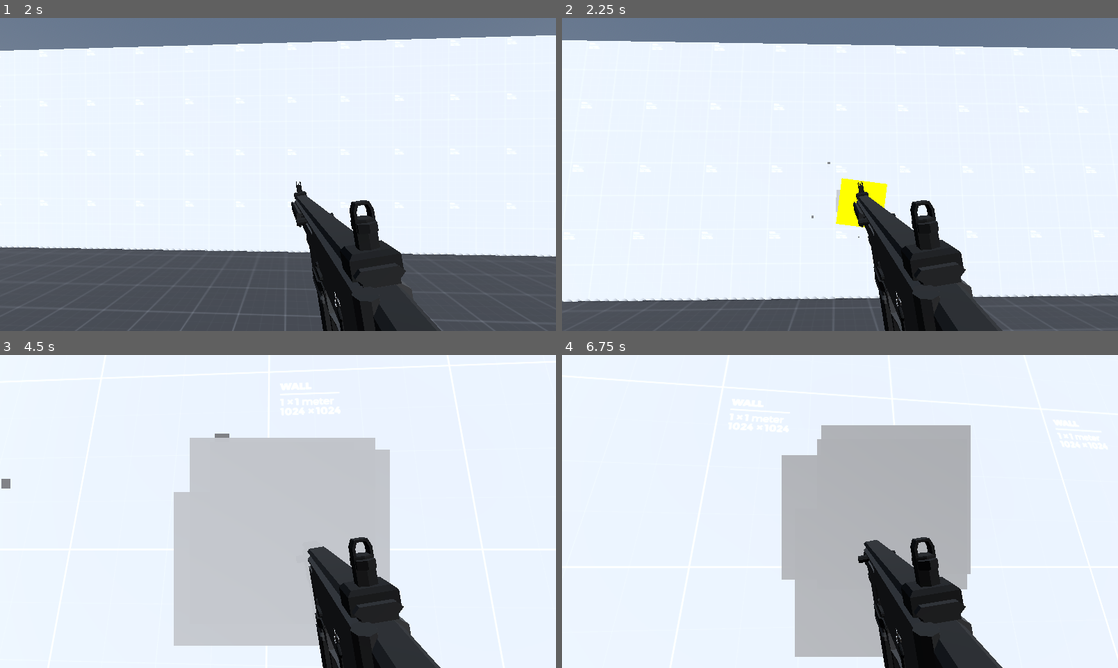
Above: before the commit, frames 1-4 (two rows, left to right).
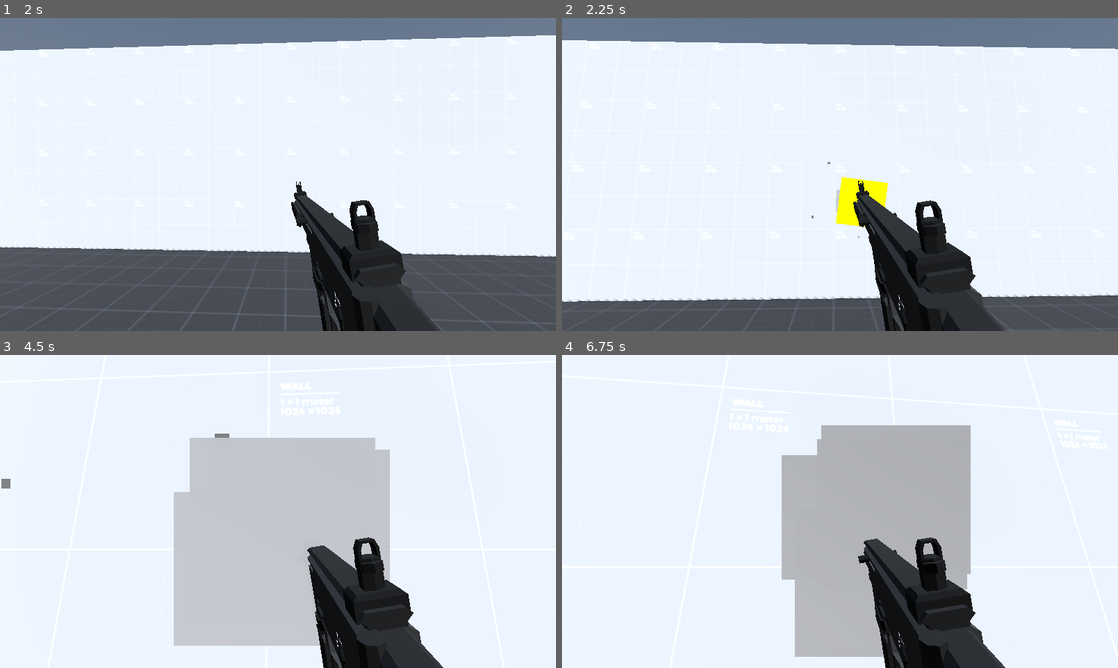
Above: after the commit, the same moments.

Repository: Ieida/Tactical-FPS-Godot
Game: Godot game, scene res://level_0/level_0.tscn
Two runs of this game, one before a commit and one after it. Both use one fixed random seed, a clock stepped at 60 frames per second and the inputs below.
Inputs (mouse positions are in pixels of both pictures, inside the frame that each line leads up to):
- Up to frame 1 (2 s): tap Enter at 0.5 s; move the mouse to (305, 174) at 0.52 s; hold W (move_forward) from 0.53 s (still down); right-click (305, 174) at 0.6 s; move the mouse to (250, 174) at 1.27 s; tap T (rack_slide) at 1.35 s
- Up to frame 2 (2.25 s): keep holding W (move_forward); move the mouse to (851, 168) at 2.02 s; click (851, 168) at 2.1 s
- Up to frame 3 (4.5 s): keep holding W (move_forward); move the mouse to (272, 517) at 2.77 s; right-click (272, 517) at 2.85 s; tap Space at 3.5 s; move the mouse to (316, 514) at 3.52 s; tap T (rack_slide) at 3.6 s; tap Enter at 4.25 s; move the mouse to (233, 508) at 4.27 s; click (233, 508) at 4.35 s
- Up to frame 4 (6.75 s): move the mouse to (845, 511) at 5.02 s; right-click (845, 511) at 5.1 s; tap Space at 5.75 s; move the mouse to (817, 505) at 5.77 s; release W (move_forward) at 5.78 s; hold D (move_right) 5.78-6.53 s; tap T (rack_slide) at 5.85 s; move the mouse to (867, 511) at 6.52 s; hold W (move_forward) from 6.53 s (still down); click (867, 511) at 6.6 s

Frame 1 is identical in both runs. In frame 2, 1.3% of the frame differs, in the area x 49-80%, y 50-100%; in frame 3, 1.2%; in frame 4, 1.4%, in the area x 53-80%, y 58-100%.

Commit message:
improved smg animation

Diff:
--- a/player/player.tscn
+++ b/player/player.tscn
@@ -220,10 +220,10 @@
 tracks/0/interp = 1
 tracks/0/loop_wrap = true
 tracks/0/keys = {
-"times": PackedFloat32Array(0, 0.04, 0.08, 0.14, 0.3),
-"transitions": PackedFloat32Array(1, 1, 1, 1, 1),
-"update": 0,
-"values": [Vector3(0, 0, 0), Vector3(0, 0, 0.025), Vector3(0, 0, 0), Vector3(0, 0, -0.005), Vector3(0, 0, 0)]
+"times": PackedFloat32Array(0, 0.02, 0.14, 0.3),
+"transitions": PackedFloat32Array(1, 1, 1, 1),
+"update": 0,
+"values": [Vector3(0, 0, 0), Vector3(0, 0, 0.025), Vector3(0, 0, -0.005), Vector3(0, 0, 0)]
 }
 tracks/1/type = "value"
 tracks/1/imported = false
@@ -232,10 +232,10 @@
 tracks/1/interp = 1
 tracks/1/loop_wrap = true
 tracks/1/keys = {
-"times": PackedFloat32Array(0, 0.04, 0.08, 0.14, 0.3),
-"transitions": PackedFloat32Array(1, 1, 1, 1, 1),
-"update": 0,
-"values": [Vector3(0, 0, 0), Vector3(0.0244346, 0, 0), Vector3(0, 0, 0), Vector3(-0.00698132, 0, 0), Vector3(0, 0, 0)]
+"times": PackedFloat32Array(0, 0.02, 0.14, 0.3),
+"transitions": PackedFloat32Array(1, 1, 1, 1),
+"update": 0,
+"values": [Vector3(0, 0, 0), Vector3(0.0244346, 0, 0), Vector3(-0.00698132, 0, 0), Vector3(0, 0, 0)]
 }
 
 [sub_resource type="Animation" id="Animation_g7t13"]
